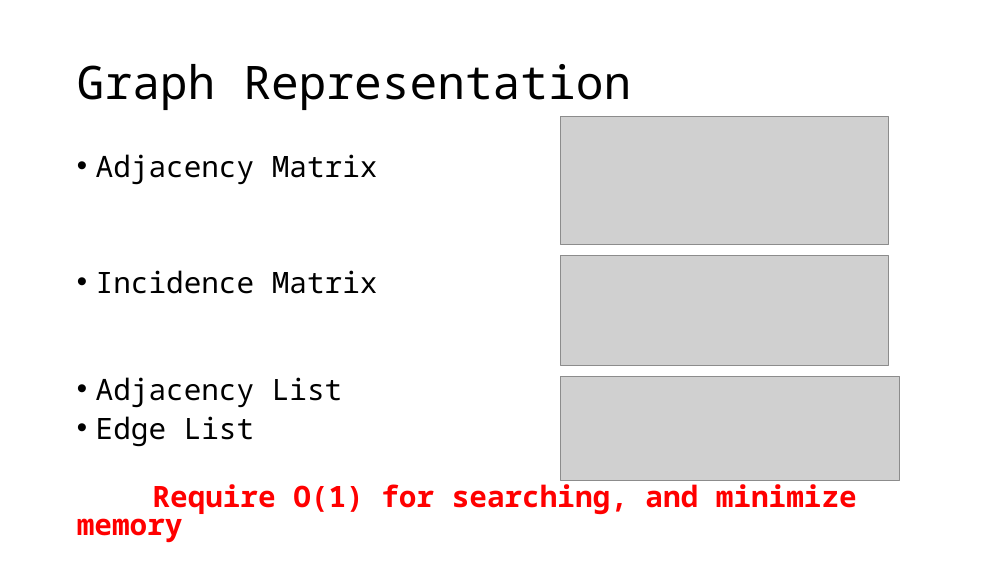
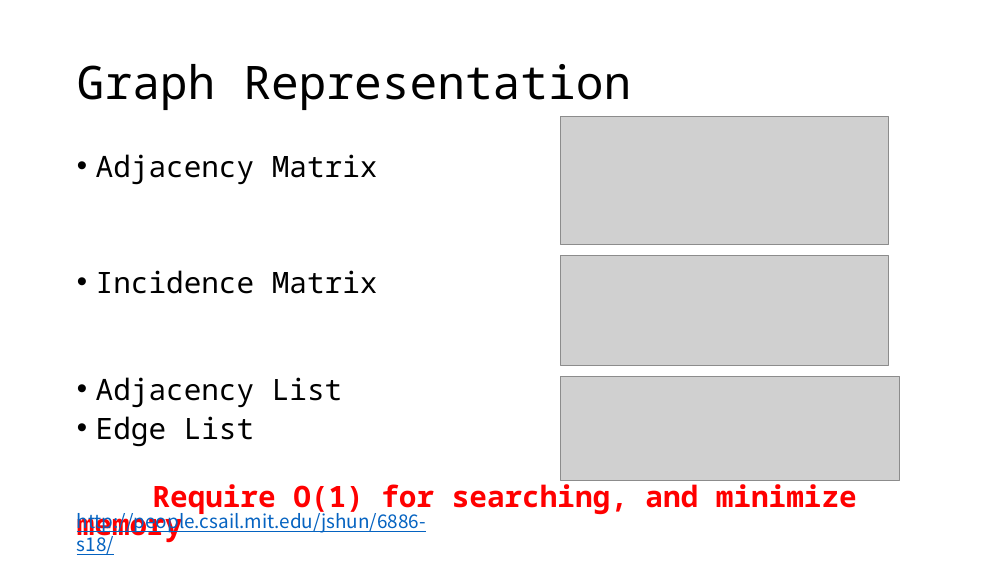
Before and after one commit to Flians/GraphComputing, a slide deck: slide 2 of 0528_Graph_representation.pptx. Drawn at 1008x567 pixels with LibreOffice and Linux fonts; fonts in the diff are those of the drawing; grey boxes stand for pictures. Boxes give left, top, right and bottom in pixels: in the first picture for what was removed or moved away, otherwise in the second. Text is boxed around its words. In the diff, an @@ line names an element or a change of style, - is before the commit and + after.

```diff
--- a/0528_Graph_representation.pptx
+++ b/0528_Graph_representation.pptx
@@ text added at (x1=77, y1=509, x2=426, y2=555), 18 pt, text #0563C1, underline @@
+http://people.csail.mit.edu/jshun/6886-s18/
```
Also in this commit, not shown: 1 other slide changed.
